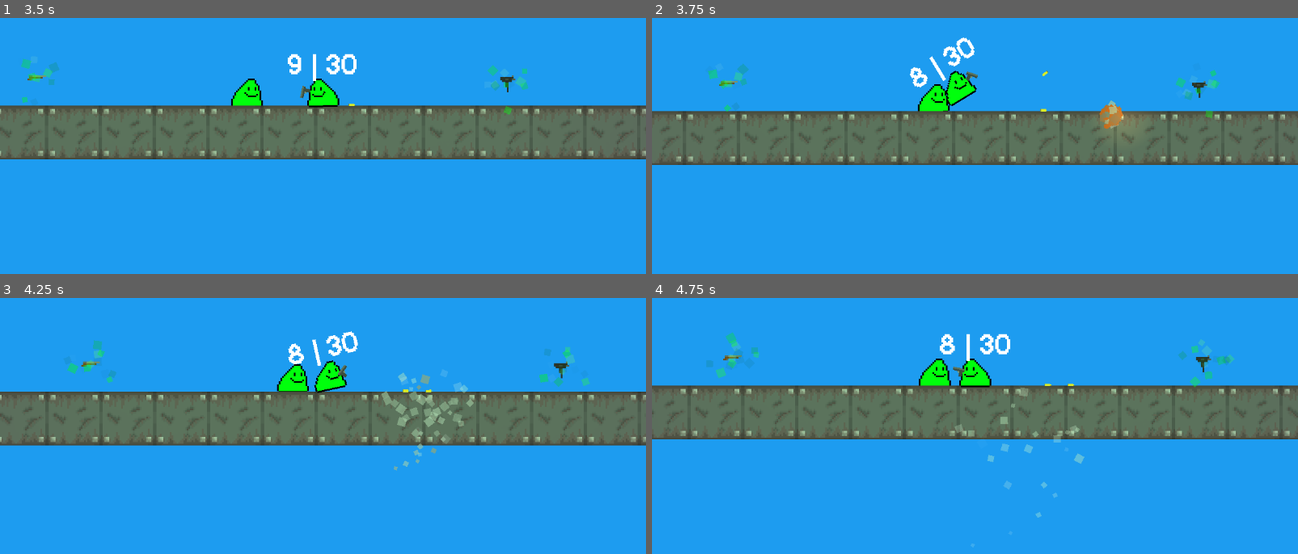
Above: before the commit, frames 1-4 (two rows, left to right).
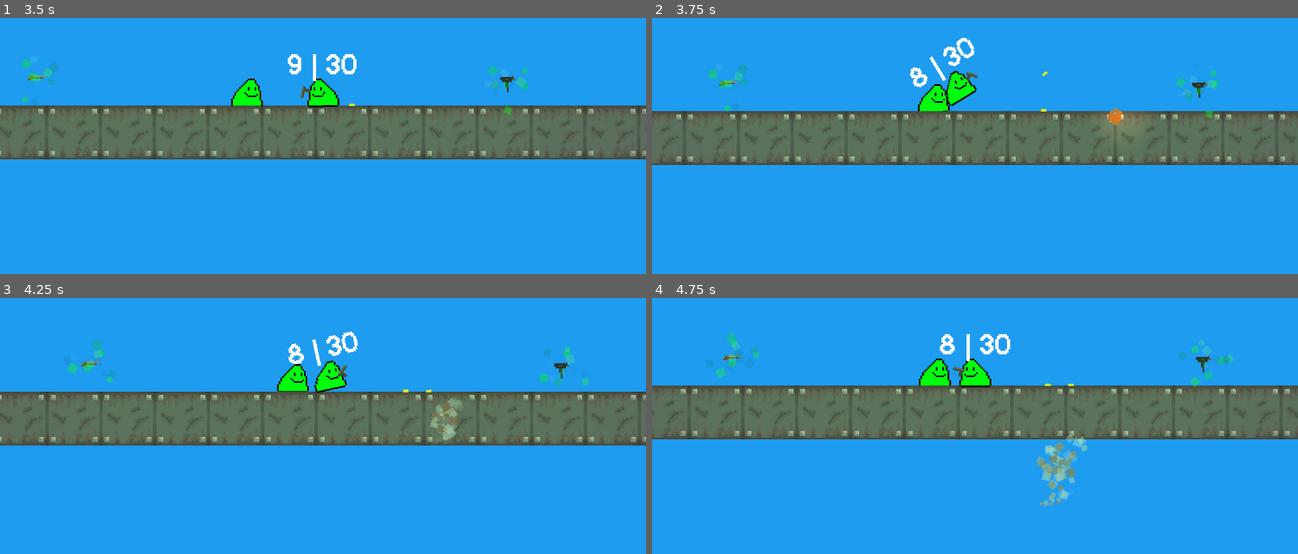
Above: after the commit, the same moments.

Repository: a0fefd/blobs-with-guns-remastered
Game: Godot game, scene res://scenes/levels/world.tscn
The game is run twice, just before and just after one commit, with the same random seed, the same clock (stepped at 60 frames per second) and the same inputs.
Inputs (mouse positions are in pixels of both pictures, inside the frame that each line leads up to):
- Up to frame 1 (3.5 s): move the mouse to (465, 74) at 0.52 s; press the mouse at (465, 74) at 0.53 s; move the mouse to (193, 110) at 1.27 s; release the mouse at (193, 110) at 1.28 s; tap F (focus) at 1.35 s; move the mouse to (outside the picture) at 2.02 s; tap Mouse wheel up (next_gun) at 2.1 s; tap Enter at 2.75 s; move the mouse to (290, 166) at 2.77 s; tap Mouse wheel down (prev_gun) at 2.85 s
- Up to frame 2 (3.75 s): move the mouse to (1168, 146) at 3.52 s; press the mouse at (1168, 146) at 3.53 s
- Up to frame 3 (4.25 s): tap R (reload) at 4.15 s
- Up to frame 4 (4.75 s): move the mouse to (781, 318) at 4.27 s; release the mouse at (781, 318) at 4.28 s; tap F (focus) at 4.35 s

Frame 1 is identical in both runs. In frame 2, 0.3% of the frame differs, in the area x 69-73%, y 32-44%; in frame 3, 1.1%; in frame 4, 1.3%, in the area x 46-68%, y 35-98%.

Commit message:
Update hit particle effects

Diff:
--- a/scenes/guns/debris_particles.tscn
+++ b/scenes/guns/debris_particles.tscn
@@ -98,12 +98,12 @@
 amount = 100
 lifetime = 3.0
 one_shot = true
-speed_scale = 2.0
 explosiveness = 1.0
 lifetime_randomness = 1.0
 direction = Vector2(-1, 0)
-gravity = Vector2(0, 20)
-initial_velocity_min = 10.0
+spread = 30.0
+gravity = Vector2(0, 98)
+initial_velocity_min = 30.0
 initial_velocity_max = 50.0
 angular_velocity_min = -400.0
 angular_velocity_max = 400.0
--- a/scenes/levels/world.tscn
+++ b/scenes/levels/world.tscn
@@ -19,7 +19,6 @@
 layer_0/tile_data = PackedInt32Array(196601, 65536, 0, 196602, 65536, 0, 196603, 65536, 0, 196604, 65536, 0, 196605, 65 …(1296 unchanged characters)…
 
 [node name="Player" parent="." instance=ExtResource("2_gugrc")]
-screen_shake_ratio = 0.02
 
 [node name="Pickup" parent="." instance=ExtResource("4_aiybn")]
 position = Vector2(82, 51)
